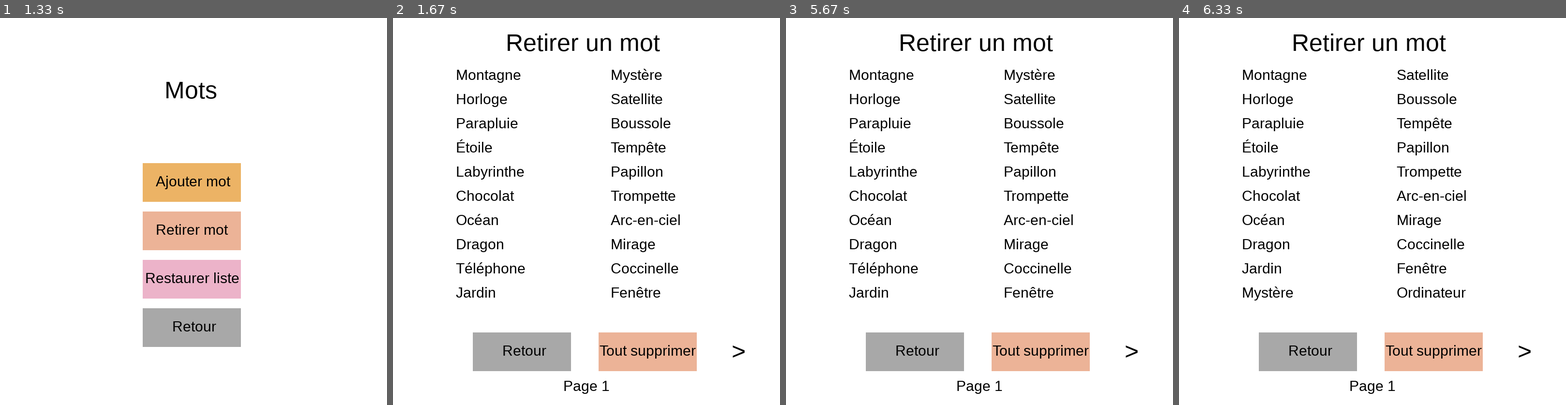
Above: before the commit, frames 1-4 (left to right).
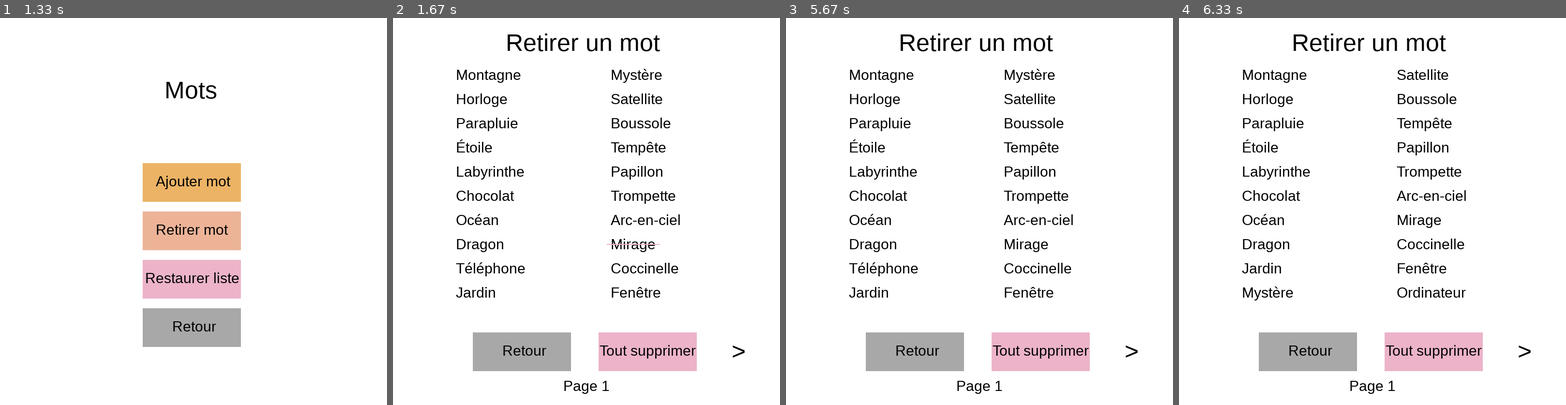
Above: after the commit, the same moments.

Repository: nicolas-riera/pendu
Game: pygame game, started from main.py
The game is run twice, just before and just after one commit, with the same random seed, the same clock (stepped at 60 frames per second) and the same inputs.
Inputs (mouse positions are in pixels of both pictures, inside the frame that each line leads up to):
- Up to frame 1 (1.33 s): click (232, 296) at 0.93 s; click "Mots" at 1.27 s
- Up to frame 2 (1.67 s): click (632, 246) at 1.6 s
- Up to frame 3 (5.67 s): click ">" at 1.93 s; click "Tout supprimer" at 2.27 s; click "OK" at 2.6 s; click "Ajouter mot" at 2.93 s; type "an" at 3.22 s; type "n" at 3.42 s; tap Enter at 3.55 s; click "Restaurer liste" at 3.82 s; click "OK" at 4.15 s; click "Retour" at 4.48 s; click (994, 196) at 4.82 s; click "Retirer mot" at 5.65 s
- Up to frame 4 (6.33 s): click "Téléphone" at 5.98 s; click (1310, 87) at 6.32 s

Frame 1 is identical in both runs. In frame 2, 2.4% of the frame differs, in the area x 53-79%, y 58-92%; in frame 3, 2.3%; in frame 4, 2.3%.

Commit message:
add: added word crossing on hover in the remove word menu

Diff:
--- a/src/options.py
+++ b/src/options.py
@@ -322,7 +322,7 @@
         return_button_text = my_fonts[0].render("Retour", True, (0, 0, 0))
         screen.blit(return_button_text, (226, 670))
 
-        pygame.draw.rect(screen, (236, 179, 151), (425, 650, 203, 80))
+        pygame.draw.rect(screen, (236, 179, 201), (425, 650, 203, 80))
         delete_all_button = pygame.Rect((425, 650, 203, 80))
         delete_all_button_text = my_fonts[0].render("Tout supprimer", True, (0, 0, 0))
         screen.blit(delete_all_button_text, (427, 670))
@@ -380,6 +380,8 @@
 
         for word, word_rect in clickable_words:
             if word_rect.collidepoint(pygame.mouse.get_pos()):
+                if not notice_clear_all_popup:
+                   pygame.draw.line(screen, (236, 179, 201), (word_rect.left-8, word_rect.centery), (word_rect.right+8, word_rect.centery), 2)
                 if mouseclicked:
                     pygame.mouse.set_cursor(pygame.SYSTEM_CURSOR_ARROW)
                     remove_word(words_list.index(word))
@@ -387,11 +389,12 @@
                     if words_list_pages != math.ceil(len(words_list) / 20) and words_list_current_page + 1 == words_list_pages:
                         words_list_current_page -= 1
                 else:
-                    hover = True
+                    if not notice_clear_all_popup:
+                        hover = True
 
         if hover == True:
             pygame.mouse.set_cursor(pygame.SYSTEM_CURSOR_HAND)
-        elif not error_popup_empty or not notice_clear_all_popup:
+        elif not (error_popup_empty or notice_clear_all_popup):
             pygame.mouse.set_cursor(pygame.SYSTEM_CURSOR_ARROW)
 
         pygame.display.flip()
